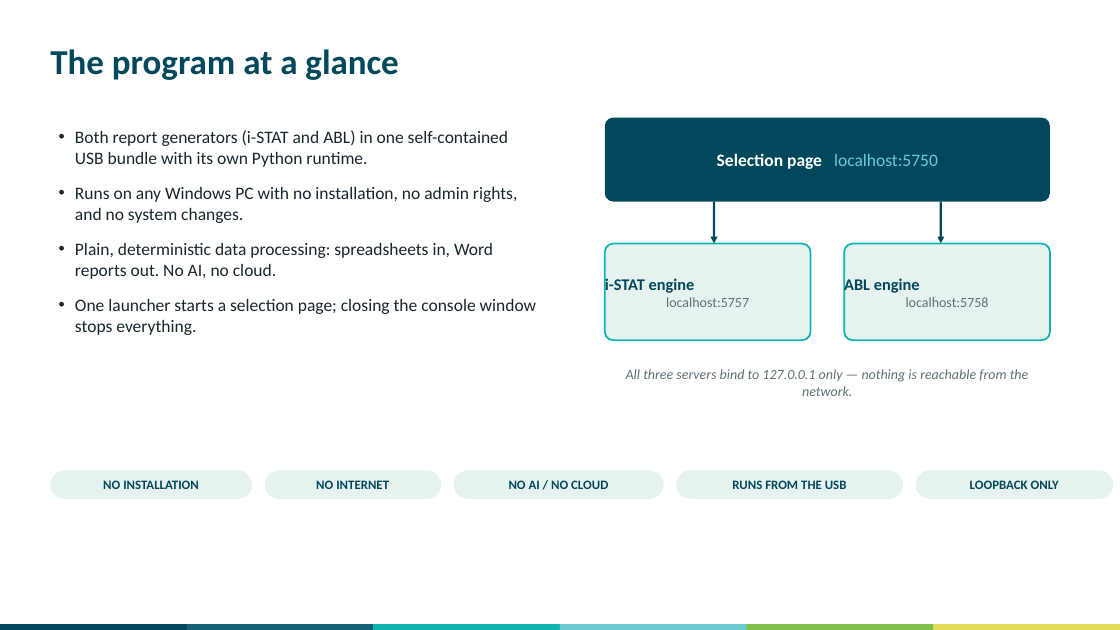
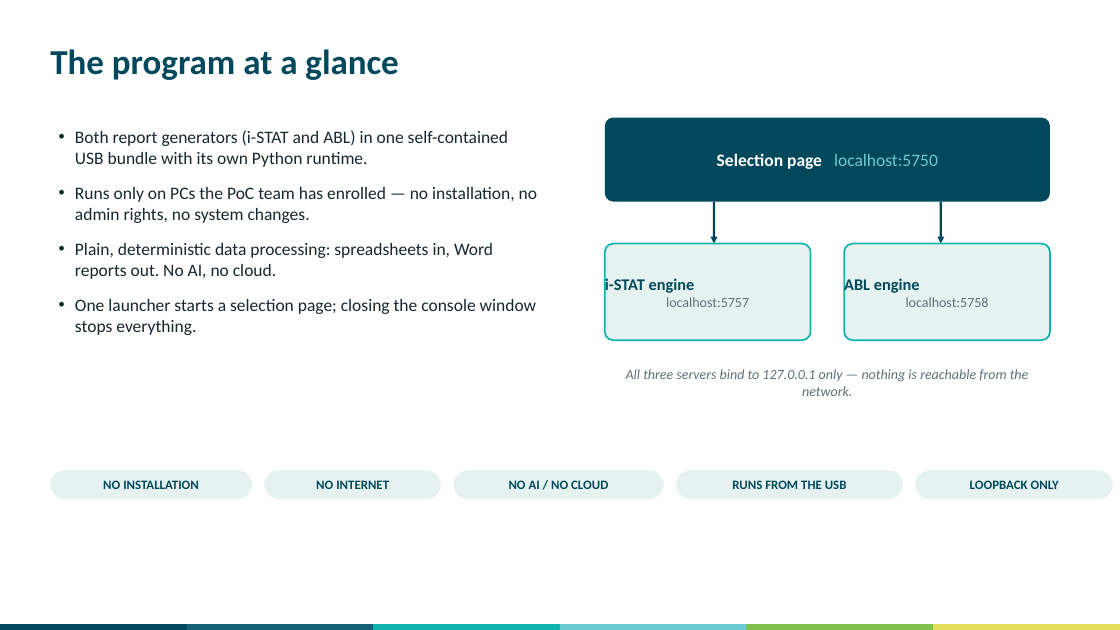
Before and after one commit to swornsealed/Report-app, a slide deck: slide 2 of PQ_Report_Generator_Security_Briefing.pptx. Drawn at 1120x630 pixels with LibreOffice and Linux fonts; fonts in the diff are those of the drawing. Boxes give left, top, right and bottom in pixels: in the first picture for what was removed or moved away, otherwise in the second. Text is boxed around its words. In the diff, an @@ line names an element or a change of style, - is before the commit and + after.

```diff
--- a/PQ_Report_Generator_Security_Briefing.pptx
+++ b/PQ_Report_Generator_Security_Briefing.pptx
@@ text at (75,187,537,223): text changed @@
-• Runs on any Windows PC with no installation, no admin rights, and no system changes.
+• Runs only on PCs the PoC team has enrolled — no installation, no admin rights, no system changes.
```
Also in this commit, not shown: 2 other slides changed, 1 slide added, 11 other files.
